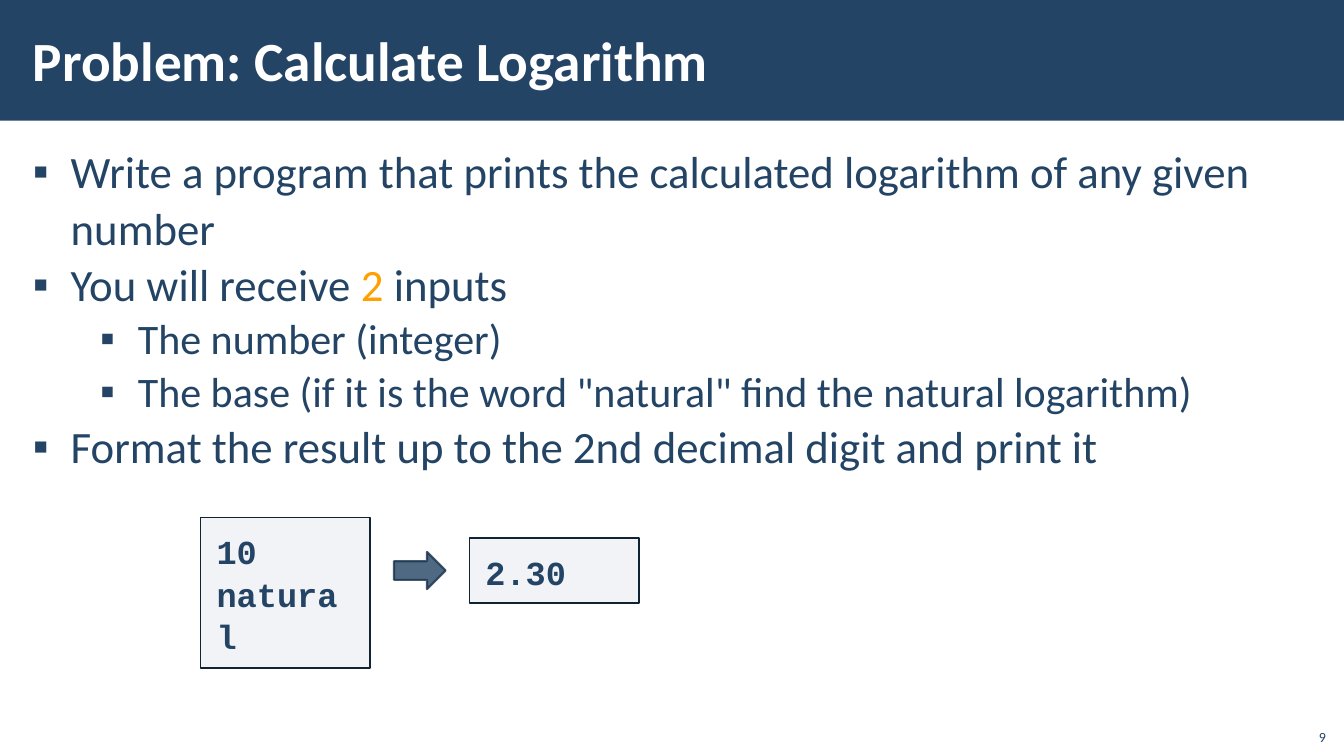
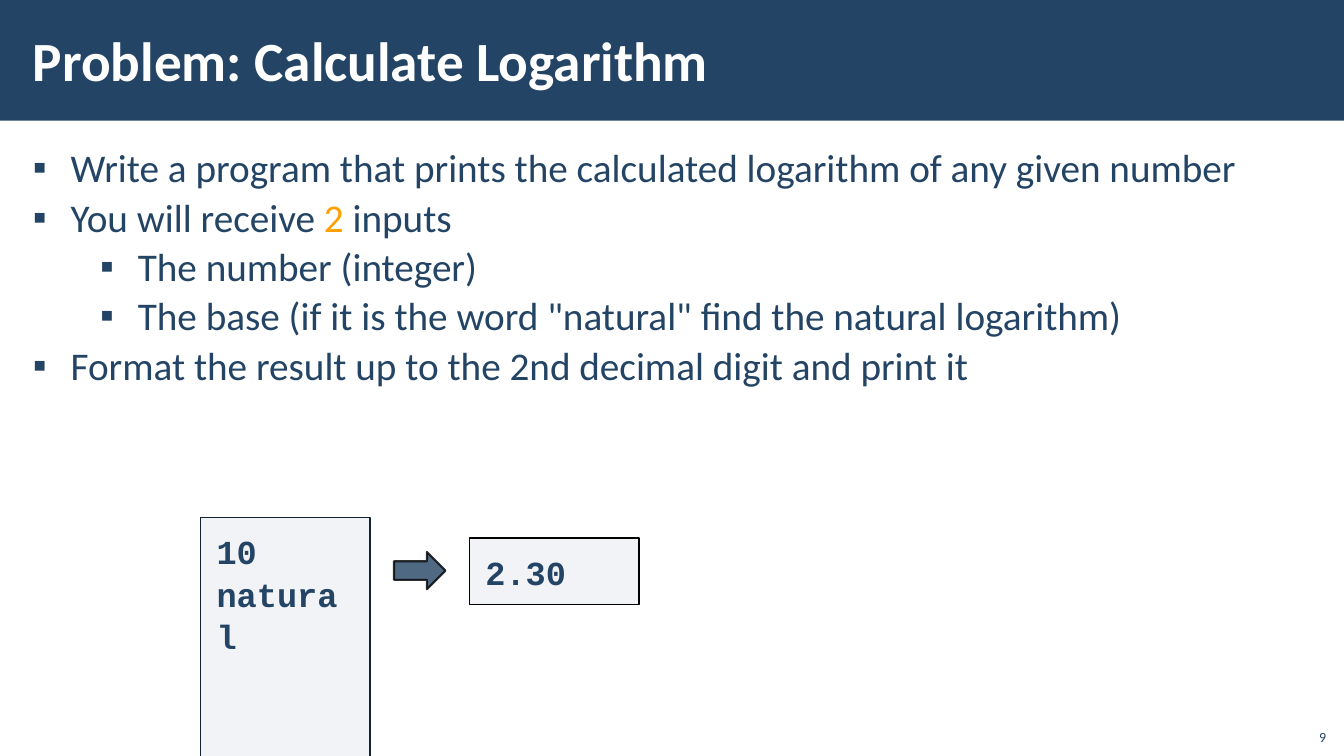
Before and after one commit to HristoRaykov/python_advanced_01.2020, a slide deck: slide 9 of 09.Modules/09-Modules.pptx. Drawn at 1344x756 pixels with LibreOffice and Linux fonts; fonts in the diff are those of the drawing; background and template pictures are left out. Boxes give left, top, right and bottom in pixels: in the first picture for what was removed or moved away, otherwise in the second. Text is boxed around its words. In the diff, an @@ line names an element or a change of style, - is before the commit and + after.

Commit message:
Some formating fixed

```diff
--- a/09.Modules/09-Modules.pptx
+++ b/09.Modules/09-Modules.pptx
@@ text "Write a program that prints ..." at [71, 154, 1235, 387]: size 32 to 28 pt in "Write a program that prints the calculated ...", "You will receive 2 inputs", "Format the result up to the 2nd ..."; size 30 to 28 pt in "The number (integer)", "The base (if it is the word ..."; indent changed @@
@@ rectangle "10": place and size @@
-rectangle "10" at [201, 517, 370, 625]
+rectangle "10" at [201, 517, 370, 756]
@@ rectangle "10" at [201, 517, 370, 756]: text to rectangle; outline #112233 1 pt to #112232 0.99 pt @@
@@ rectangle "2.30" at [470, 538, 639, 605]: outline #112233 1 pt to #000000 0.99 pt @@
@@ right arrow at [394, 553, 446, 590]: outline #1A334C 1.5 pt to #000000 1.5 pt; proportions changed @@
```
Also in this commit, not shown: 13 other slides changed, 2 other files.
